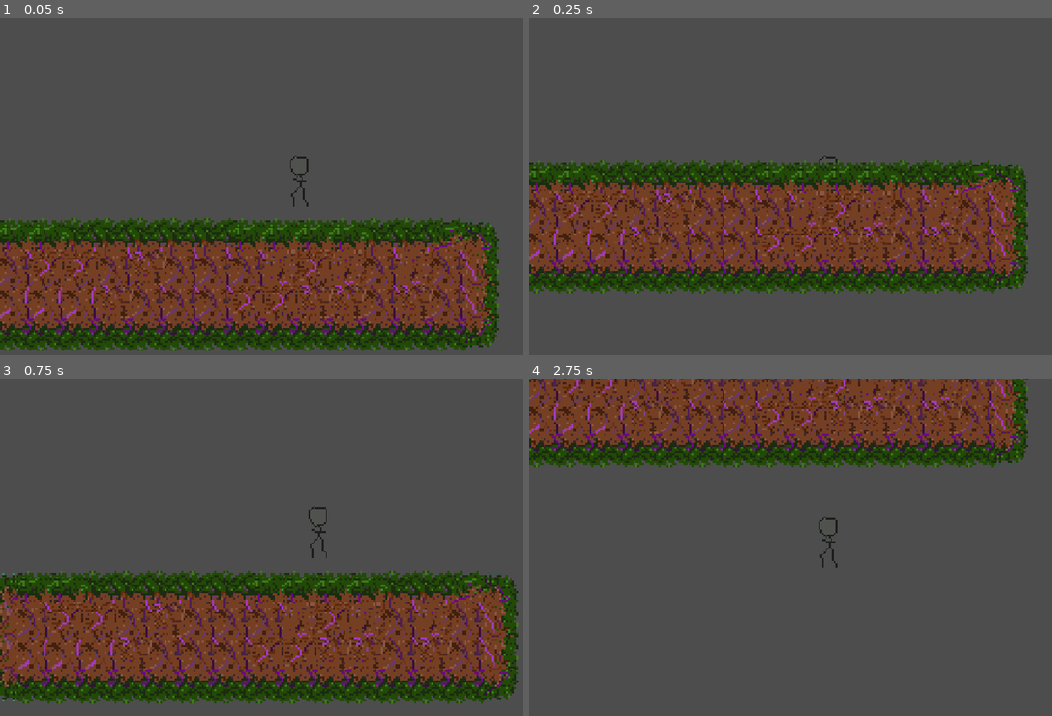
Above: before the commit, frames 1-4 (two rows, left to right).
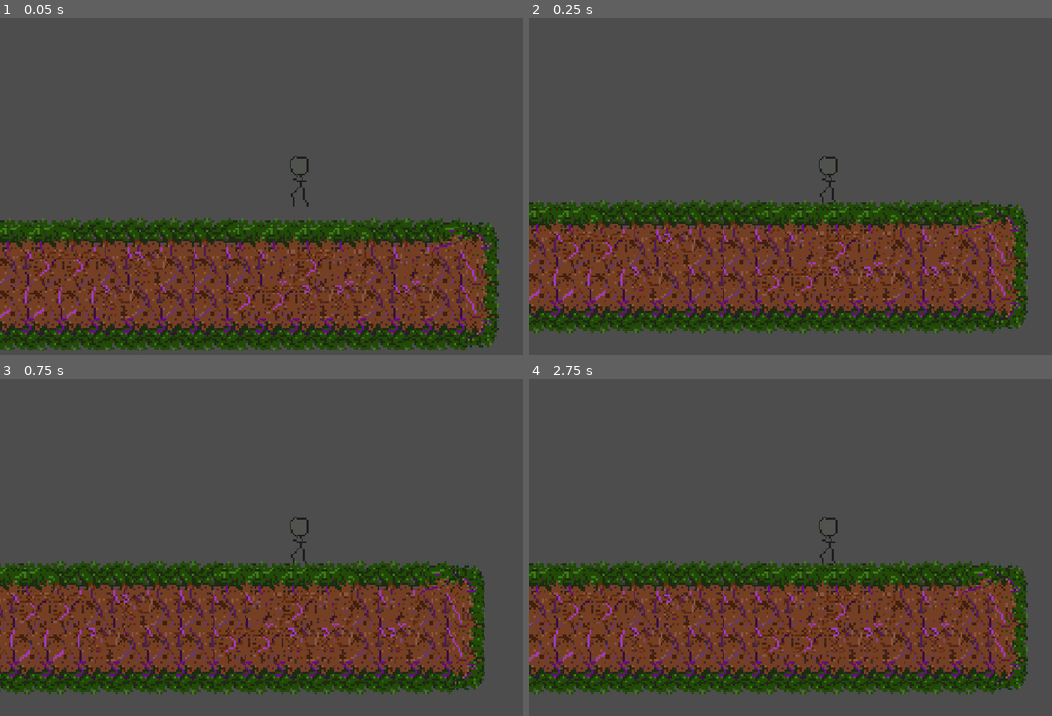
Above: after the commit, the same moments.

Repository: cibaer1/EnchantedJam
Game: Godot game, scene res://world.tscn
Two runs of this game, one before a commit and one after it. Both use one fixed random seed, a clock stepped at 60 frames per second and the inputs below.
Inputs (mouse positions are in pixels of both pictures, inside the frame that each line leads up to):
- Up to frame 1 (0.05 s): no input
- Up to frame 2 (0.25 s): no input
- Up to frame 3 (0.75 s): move the mouse to (434, 530) at 0.52 s; tap D (MoveE) at 0.6 s
- Up to frame 4 (2.75 s): tap W (Jump) at 0.77, 1.52 s; move the mouse to (706, 564) at 1.27 s; tap A (MoveW) at 1.35 s; move the mouse to (889, 473) at 2.02 s; tap F (Transform) at 2.1 s

Frame 1 is identical in both runs. In frame 2, 40% of the frame differs, in the area x 0-96%, y 42-94%; in frame 3, 26%; in frame 4, 60%, in the area x 0-96%, y 0-94%.

Commit message:
Update world.tscn

Diff:
--- a/world.tscn
+++ b/world.tscn
@@ -11,27 +11,49 @@
 [sub_resource type="TileSetAtlasSource" id="TileSetAtlasSource_ioo17"]
 texture = ExtResource("4_gbfbk")
 0:0/0 = 0
+0:0/0/physics_layer_0/polygon_0/points = PackedVector2Array(-8, -8, 8, -8, 8, 8, 8, 8, -8, 8)
 1:0/0 = 0
+1:0/0/physics_layer_0/polygon_0/points = PackedVector2Array(-8, -8, 8, -8, 8, 8, 8, 8, -8, 8)
 2:0/0 = 0
+2:0/0/physics_layer_0/polygon_0/points = PackedVector2Array(-8, -5.177802, 8, -5.177802, 8, 8, -8, 8)
 3:0/0 = 0
+3:0/0/physics_layer_0/polygon_0/points = PackedVector2Array(-8, -5.177802, 8, -5.177802, 8, 8, -8, 8)
 4:0/0 = 0
+4:0/0/physics_layer_0/polygon_0/points = PackedVector2Array(-8, -8, -3.1472921, -8, -0.30457687, -2.74119, 6.3961096, 1.1167812, 8, 8, -8, 8)
 5:0/0 = 0
+5:0/0/physics_layer_0/polygon_0/points = PackedVector2Array(-8, 4.9747505, -3.1472921, 5.3808537, -3.0457668, 8, -3.1472921, 8, -8, 8)
 6:0/0 = 0
+6:0/0/physics_layer_0/polygon_0/points = PackedVector2Array(-5.2793283, -2.436613, -1.4213576, -4.5686493, 8, -5.177802, 8, 8, -8, 8, -6.3961096, 0.50762844, -7.0052624, 4.0610228)
 7:0/0 = 0
+7:0/0/physics_layer_0/polygon_0/points = PackedVector2Array(-8, -5.177802, 8, -5.177802, 8, 8, -8, 8)
 8:0/0 = 0
+8:0/0/physics_layer_0/polygon_0/points = PackedVector2Array(-8, -5.177802, 8, -5.177802, 8, 8, -8, 8)
 9:0/0 = 0
+9:0/0/physics_layer_0/polygon_0/points = PackedVector2Array(-8, -5.177802, 8, -5.177802, 8, 8, -8, 8)
 10:0/0 = 0
+10:0/0/physics_layer_0/polygon_0/points = PackedVector2Array(-8, -5.036044, -0.71943474, -4.856185, 3.4173164, -3.057598, 8, 0.35971832, 8, 8, 8, 8, -8, 8)
 0:1/0 = 0
+0:1/0/physics_layer_0/polygon_0/points = PackedVector2Array(-8, -8, 8, -8, 8, 8, 8, 8, -8, 8)
 1:1/0 = 0
+1:1/0/physics_layer_0/polygon_0/points = PackedVector2Array(-8, -8, 8, -8, 8, 8, 8, 8, -8, 8)
 2:1/0 = 0
+2:1/0/physics_layer_0/polygon_0/points = PackedVector2Array(-8, -8, 8, -8, 8, 8, 8, 8, -8, 8)
 3:1/0 = 0
+3:1/0/physics_layer_0/polygon_0/points = PackedVector2Array(-8, -8, 8, -8, 8, 8, 8, 8, -8, 8)
 4:1/0 = 0
+4:1/0/physics_layer_0/polygon_0/points = PackedVector2Array(-8, -8, 8, -8, 8, 8, 8, 8, -8, 8)
 5:1/0 = 0
+5:1/0/physics_layer_0/polygon_0/points = PackedVector2Array(-8, -8, -3.1472921, -8, -0.30457687, -2.74119, 6.3961096, 1.1167812, 8, 8, -8, 8)
 6:1/0 = 0
+6:1/0/physics_layer_0/polygon_0/points = PackedVector2Array(-8, -8, 8, -8, 8, 8, 8, 8, -8, 8)
 7:1/0 = 0
+7:1/0/physics_layer_0/polygon_0/points = PackedVector2Array(-8, -8, 8, -8, 8, 8, 8, 8, -8, 8)
 8:1/0 = 0
+8:1/0/physics_layer_0/polygon_0/points = PackedVector2Array(-8, -8, 8, -8, 8, 8, 8, 8, -8, 8)
 9:1/0 = 0
+9:1/0/physics_layer_0/polygon_0/points = PackedVector2Array(-8, -8, 8, -8, 8, 8, 8, 8, -8, 8)
 10:1/0 = 0
+10:1/0/physics_layer_0/polygon_0/points = PackedVector2Array(-8, -8, 8, -8, 8, 8, 8, 8, -8, 8)
 
 [sub_resource type="TileSet" id="TileSet_fbhi3"]
 physics_layer_0/collision_layer = 1
@@ -124,5 +146,6 @@
 
 [node name="selection_wheel" parent="CanvasLayer" unique_id=1580554946 instance=ExtResource("5_036b0")]
 visible = false
+hilight_col = null
 
 [connection signal="body_entered" from="Killzone" to="Killzone" method="_on_body_entered"]
